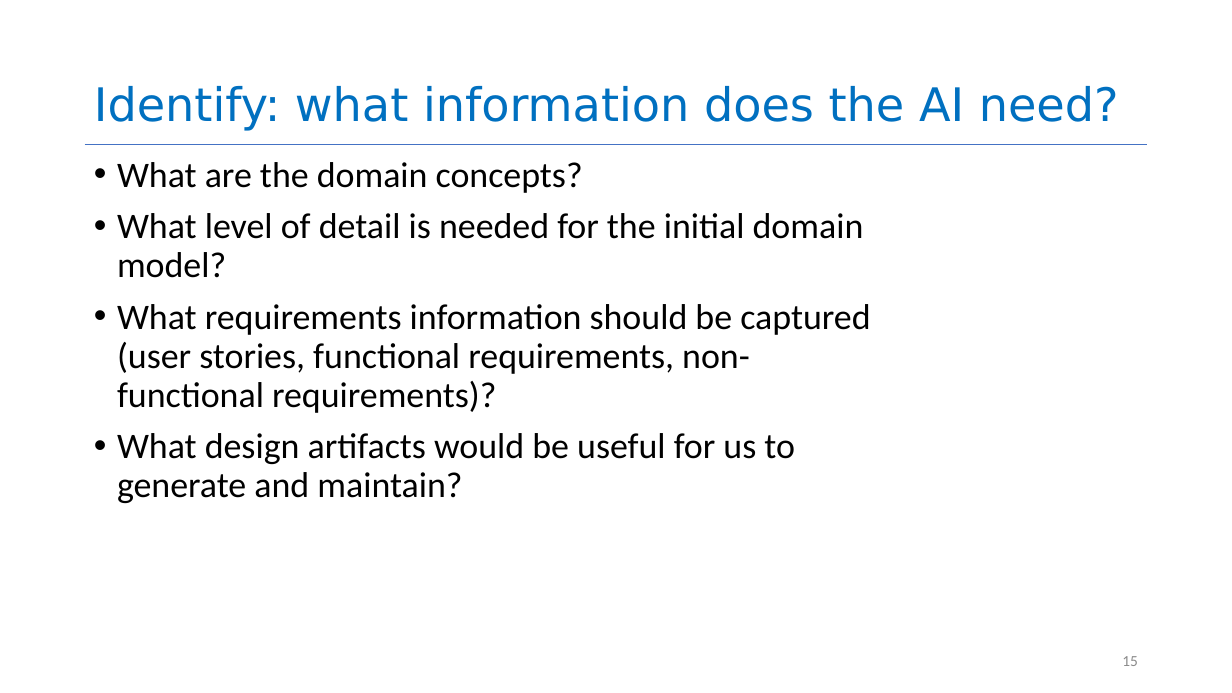
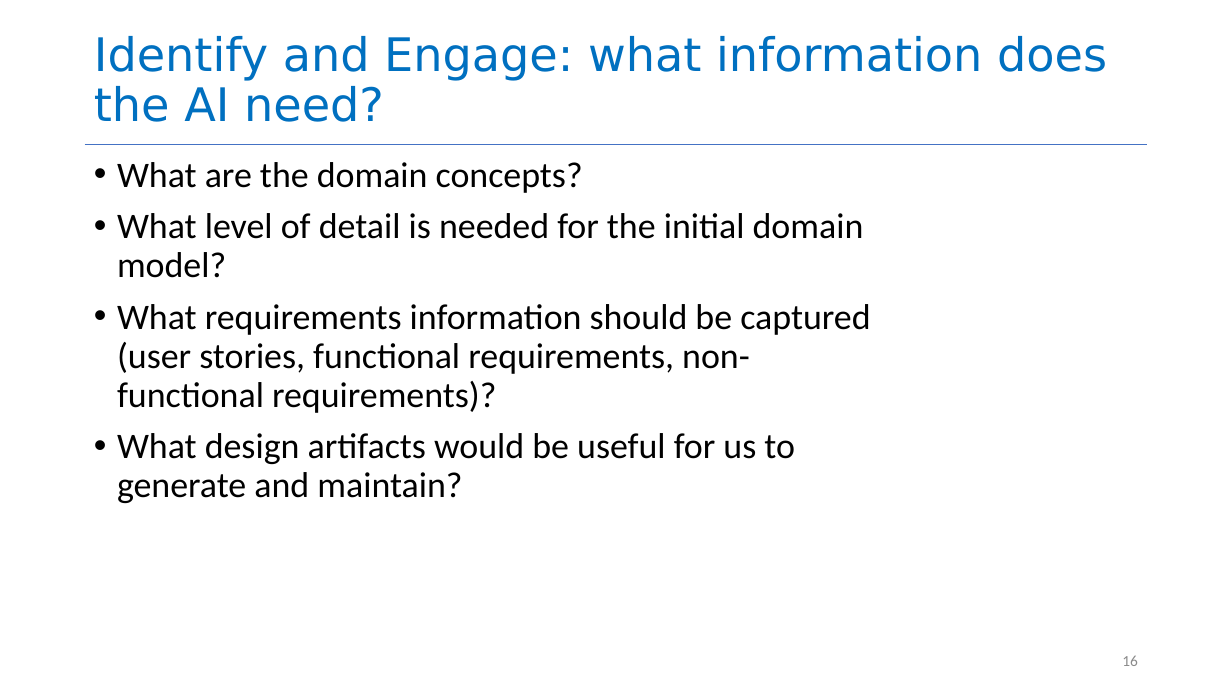
Before and after one commit to neu-se/CS4530-Spring-2026, a slide deck: slide 16 of Slides/Module 16 Using AI Agents.pptx (slide 15 before the commit). Drawn at 1232x693 pixels with LibreOffice and Linux fonts; fonts in the diff are those of the drawing. Boxes give left, top, right and bottom in pixels: in the first picture for what was removed or moved away, otherwise in the second. Text is boxed around its words. In the diff, an @@ line names an element or a change of style, - is before the commit and + after.

```diff
--- a/Slides/Module 16 Using AI Agents.pptx
+++ b/Slides/Module 16 Using AI Agents.pptx
@@ title at box(94, 36, 1107, 122): text changed @@
-Identify: what information does the AI need?
+Identify and Engage: what information does the AI need?
@@ page number at box(1122, 655, 1138, 666): text changed @@
-15
+16
```
Also in this commit, not shown: 18 other slides changed, 10 slides added, 2 slides removed, 1 other file.
